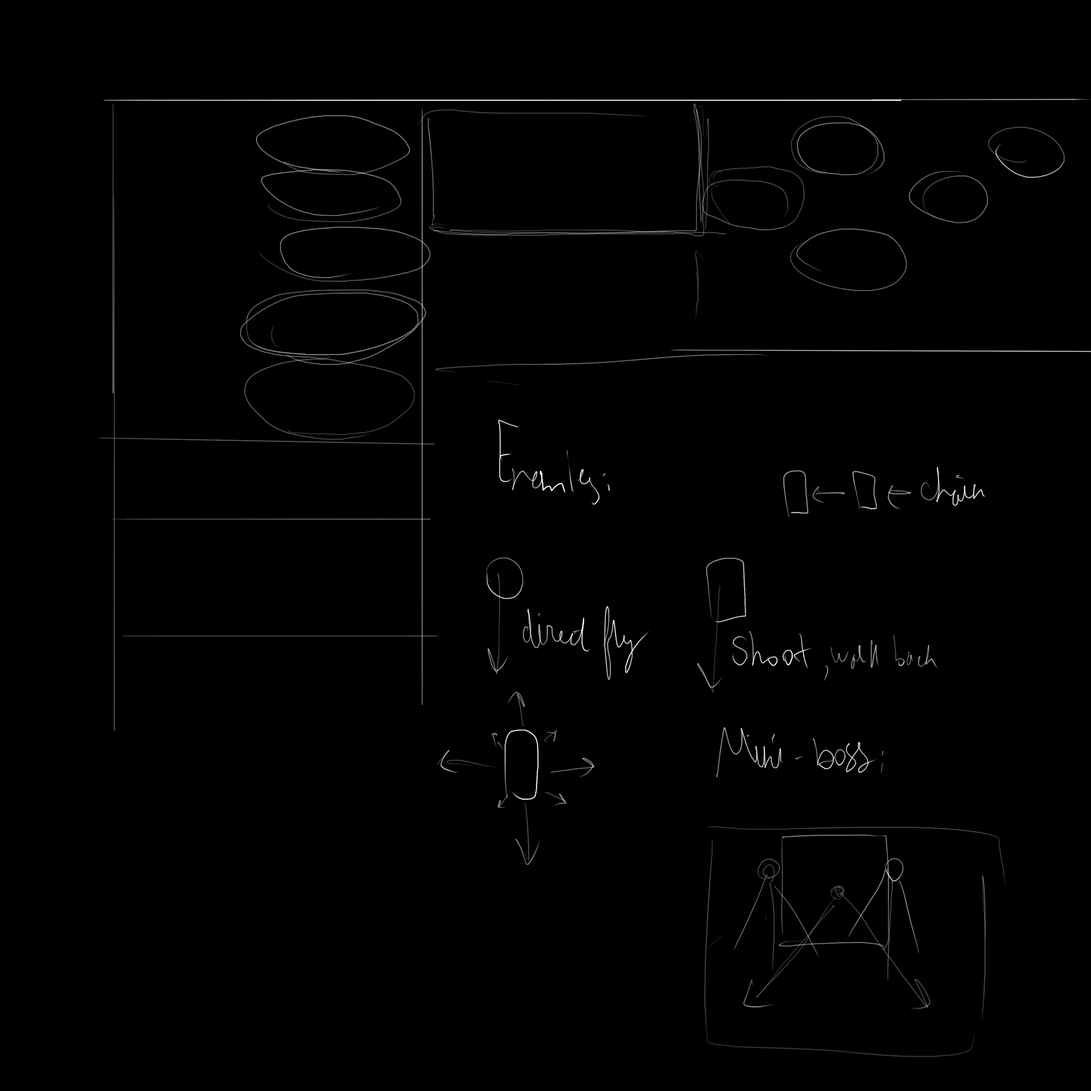
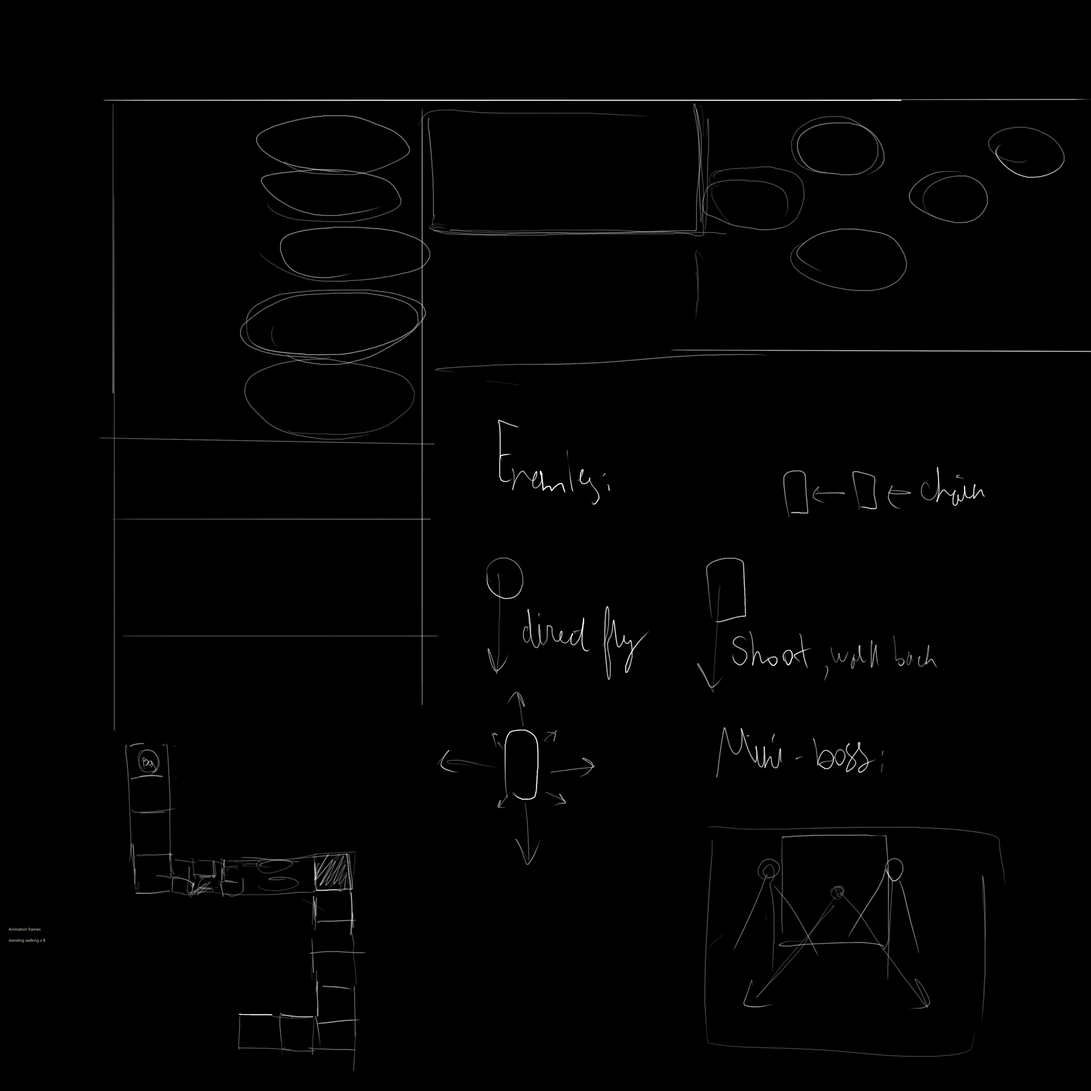
Revision of a layered 1091 x 1091 image; what changed, layer by layer:
added layer "Paint Layer 2" above "Paint Layer 1" over (x1=125, y1=743, x2=367, y2=1073)
